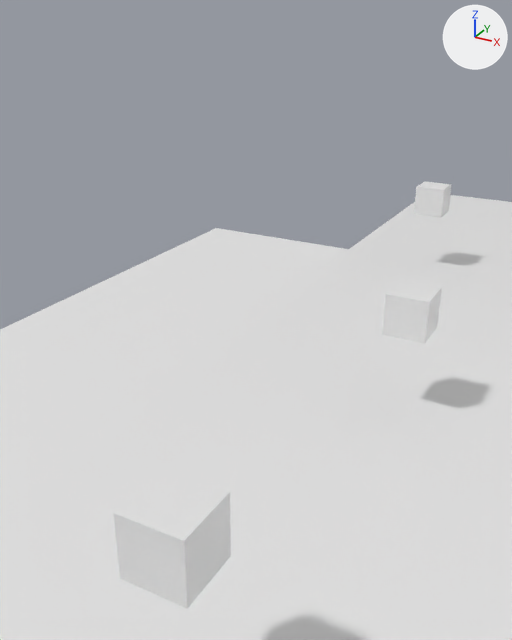
The Blender file GlockTheClock/assets/Maps/Level1.blend as it was, and as the next commit left it.
The view is the same before and after, from a camera (50 mm lens) standing at (-0.88, -32.46, 30.82) and looking at (-6.66, -21.96, 25.57). The lights are fixed; the arrows at upper right show +X, +Y and +Z.

Objects in the first picture: 'DeadZone.000', 'Platform.000', 'Spawn', 'Target.000', 'Target.001'.
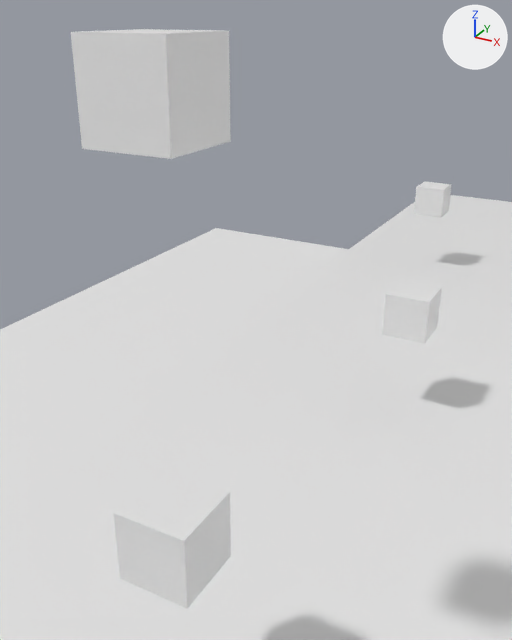
Where the change shows, as pixel boxes [x1, y1, x2, y2] in the pictures (512 x 640 px):
'Player.000', added: after [71, 29, 231, 159]

The change, as a list of edits to the scene's bpy script:
```text
Add ob_player_000:
    ob_player_000 = bpy.data.objects.new('Player.000', me_cube_011.copy())  # the mesh of ob_target_001
    ob_player_000.location = (-9.1, -21.36, 29.45)
```
